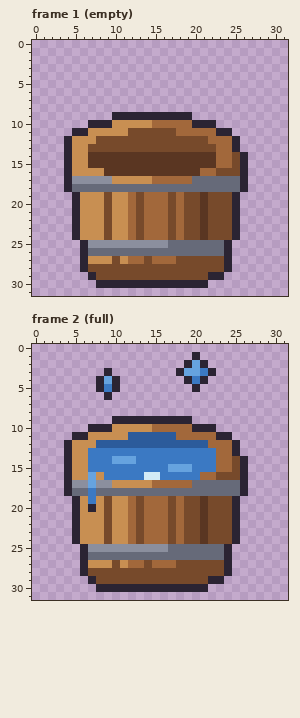
Edited in one commit: pixel-art file (Assets/Sprites/Objects/wooden_bucket.aseprite). Above, as it was before the edit.
32x32 pixels, 2 frames. Shown: frame 1 (empty), frame 2 (full). The old version is drawn lined up with the new one.
The same view after the edit:
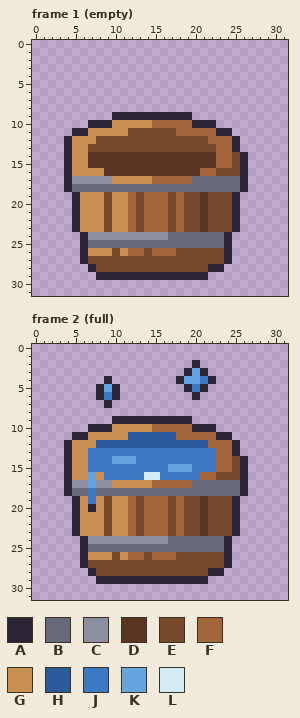
Palette (. is transparent): A #2b2433  B #666a79  C #8b8f9e  D #5a3622  E #774a2b  F #a2683b  G #c88f52  H #2c5b9b  J #3b79c3  K #66a3df  L #d3ebf6
The edit:
whole drawing moved by -1,+1 (the old picture is shown already moved)
--- frame 1 (empty)
@@ x 0..31 @@
 23 .....AGGGEGGFEFFFEFEEDEEEA......
-24 .....AGGGEGGFEFFFEFEEDEEEA......
-25 ......ACCCCCCCCCCBBBBBBBA.......
-26 ......ABBBBBBBBBBBBBBBBBA.......
-27 ......AGGGEGFFEFFFEEEEEEA.......
-28 ......AEEEEEEEEEEEEEEEEEA.......
-29 .......AEEEEEEEEEEEEEEAA........
-30 ........AAAAAAAAAAAAAA..........
+24 ......ACCCCCCCCCCBBBBBBBA.......
+25 ......ABBBBBBBBBBBBBBBBBA.......
+26 ......AGGGEGFFEFFFEEEEEEA.......
+27 ......AEEEEEEEEEEEEEEEEEA.......
+28 .......AEEEEEEEEEEEEEEAA........
+29 ........AAAAAAAAAAAAAA..........
+30 ................................
 31 ................................
--- frame 2 (full)
@@ x 6..24 @@
  0 ...................
- 1 ..............A....
- 2 .............AKA...
- 3 ...A........AKKJA..
- 4 ..AKA........AJA...
- 5 ..AJA.........A....
- 6 ...A...............
- 7 ...................
+ 1 ...................
+ 2 ..............A....
+ 3 .............AKA...
+ 4 ...A........AKKJA..
+ 5 ..AKA........AJA...
+ 6 ..AJA.........A....
+ 7 ...A...............
  8 ...................
@@ x 0..31 @@
 23 .....AGGGEGGFEFFFEFEEDEEEA......
-24 .....AGGGEGGFEFFFEFEEDEEEA......
-25 ......ACCCCCCCCCCBBBBBBBA.......
-26 ......ABBBBBBBBBBBBBBBBBA.......
-27 ......AGGGEGFFEFFFEEEEEEA.......
-28 ......AEEEEEEEEEEEEEEEEEA.......
-29 .......AEEEEEEEEEEEEEEAA........
-30 ........AAAAAAAAAAAAAA..........
+24 ......ACCCCCCCCCCBBBBBBBA.......
+25 ......ABBBBBBBBBBBBBBBBBA.......
+26 ......AGGGEGFFEFFFEEEEEEA.......
+27 ......AEEEEEEEEEEEEEEEEEA.......
+28 .......AEEEEEEEEEEEEEEAA........
+29 ........AAAAAAAAAAAAAA..........
+30 ................................
 31 ................................
